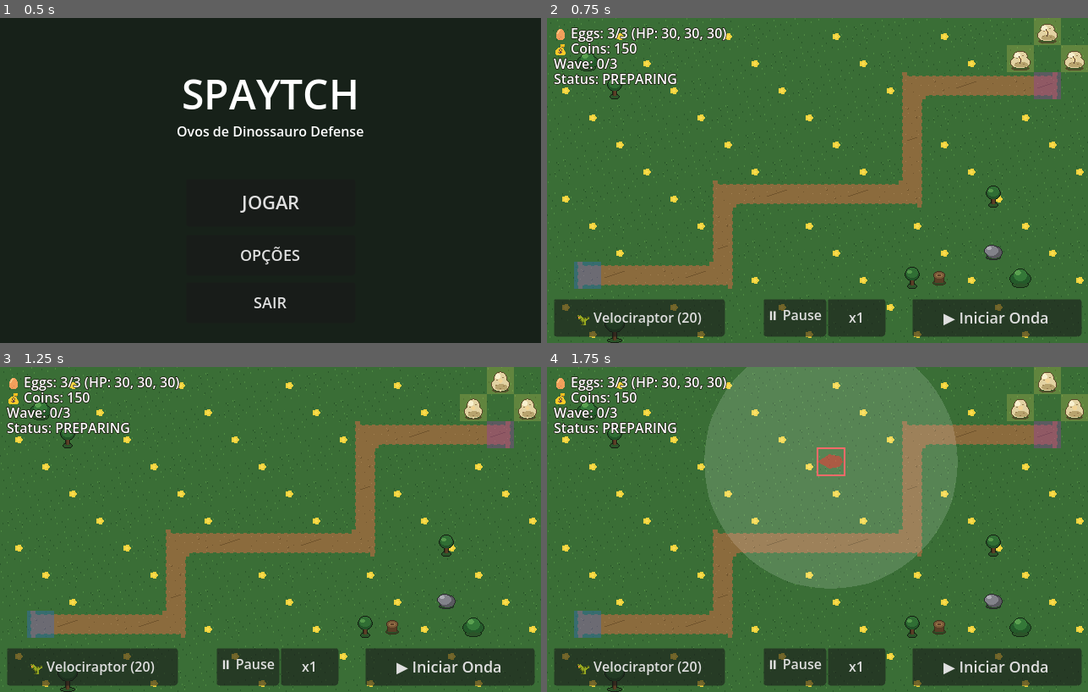
Above: before the commit, frames 1-4 (two rows, left to right).
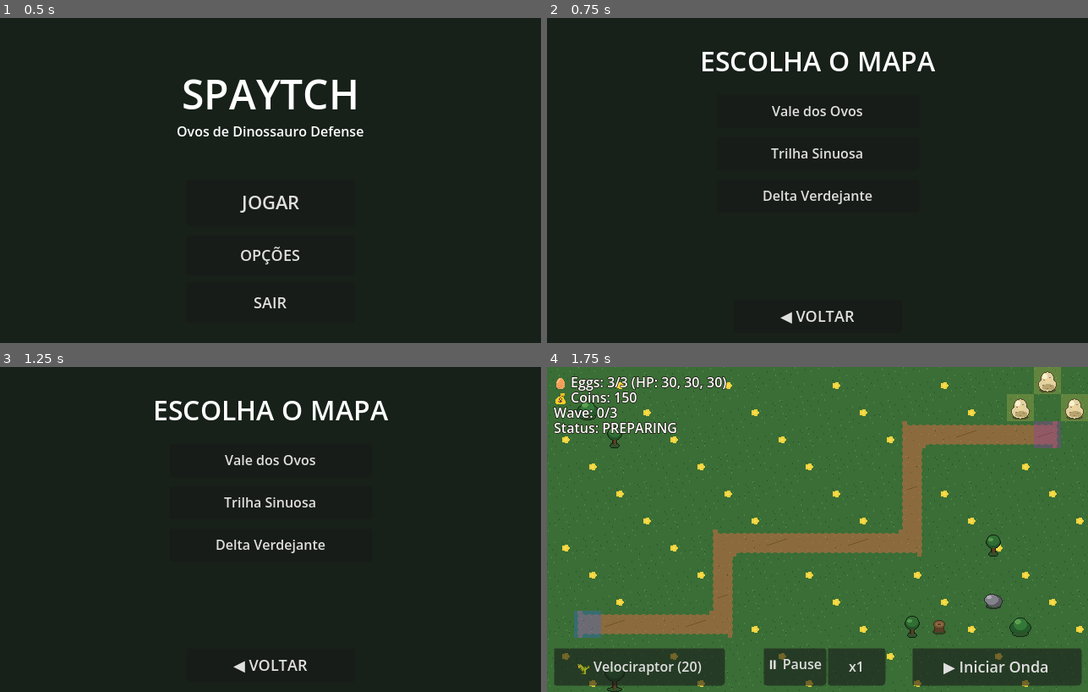
Above: after the commit, the same moments.

Repository: MateusKraiewski/spaytch
Game: Godot game, scene res://scenes/MainMenu.tscn
Same seed, same stepped clock (60 frames per second), same inputs: the game is played once before the commit and once after it.
Inputs (mouse positions are in pixels of both pictures, inside the frame that each line leads up to):
- Up to frame 1 (0.5 s): no input
- Up to frame 2 (0.75 s): click "JOGAR" at 0.5 s
- Up to frame 3 (1.25 s): no input
- Up to frame 4 (1.75 s): click (817, 461) at 1.25 s, where only the run after the commit has a clickable "Vale dos Ovos"

Frame 1 is identical in both runs. In frame 2, 99% of the frame differs, in the area x 0-100%, y 0-100%; in frame 3, 99%; in frame 4, 27%.

Commit message:
feat: add map selection screen and 2 new maps (3 total)
Introduces GameSession, the project's only autoload: MainMenu/MapSelect
and Main are independent scenes swapped via change_scene_to_file(),
which passes no arguments, so the chosen map needs a minimal carrier
across that boundary. Justified per CLAUDE.md's autoload rule in the
script's own doc comment. GridManager gains set_map_definition() to
allow overriding the .tscn's default map before anything else reads
grid/map_definition (it builds the grid in its own _ready(), which
runs before Main's due to bottom-up propagation).

Discovered and worked around a real Godot 4.7.2 limitation: --check-only
(used by run_tests.ps1's per-file compile check) cannot resolve an
autoload's global identifier, and a class_name matching the autoload
name is rejected outright ("hides an autoload singleton"). Consumers
use `const _GameSessionScript := preload(...)` + `get_node("/root/...")
as _GameSessionScript` instead, which compiles standalone.

Adds tools/map_builder.gd: converts an ASCII layout (same legend as
ARCHITECTURE.md) into a MapDefinition, validating with both
MapValidator and MapPath.build() (the stricter check - rejects
branching/loops/stray cells) before saving, so a transcription mistake
never reaches a .tres. Two new maps built with it (Trilha Sinuosa:
narrow zigzag, Delta Verdejante: open field with one late turn) -
first real map variety since Vale dos Ovos; 8 more remain toward the
mission's 10-map target using the same tool. Visual biome variation
(re-tinting tiles per map) not yet done - all 3 maps still share the
one environment tileset.

Co-Authored-By: Claude Sonnet 5 <noreply@anthropic.com>

Diff:
--- /dev/null
+++ b/game/data/maps/delta_verdejante.tres
@@ -0,0 +1,9 @@
+[gd_resource type="Resource" script_class="MapDefinition" format=3]
+
+[ext_resource type="Script" path="res://scripts/map/map_definition.gd" id="1_xnymy"]
+
+[resource]
+script = ExtResource("1_xnymy")
+width = 14
+height = 8
+cells = PackedInt32Array(0, 0, 0, 0, 0, 0, 0, 0, 0, 0, 0, 0, 0, 0, 0, 2, 2, 2, 2, 2, 2, 2, 2, 2, 2, 2, 0, 0, 0, 2, 2, 2, 2, 2, 2, 2, 2, 2, 2, 2, 0, 0, 5, 1, 1, 1, 1, 1, 1, 1, 1, 1, 1, 1, 0, 0, 0, 2, 2, 2, 2, 2, 2, 2, 2, 2, 2, 1, 0, 0, 0, 2, 2, 2, 2, 2, 2, 2, 2, 2, 2, 1, 0, 0, 0, 0, 0, 0, 0, 0, 0, 0, 0, 0, 0, 1, 6, 0, 0, 0, 0, 0, 0, 0, 0, 0, 0, 0, 0, 0, 3, 3)
--- /dev/null
+++ b/game/data/maps/trilha_sinuosa.tres
@@ -0,0 +1,9 @@
+[gd_resource type="Resource" script_class="MapDefinition" format=3]
+
+[ext_resource type="Script" path="res://scripts/map/map_definition.gd" id="1_87wgi"]
+
+[resource]
+script = ExtResource("1_87wgi")
+width = 14
+height = 8
+cells = PackedInt32Array(0, 0, 0, 0, 0, 0, 0, 0, 0, 0, 0, 0, 0, 0, 0, 2, 2, 2, 2, 0, 0, 0, 2, 2, 2, 2, 0, 0, 5, 1, 1, 1, 1, 0, 0, 0, 1, 1, 1, 1, 6, 0, 0, 0, 0, 0, 1, 0, 0, 0, 1, 0, 0, 0, 0, 0, 0, 0, 0, 0, 1, 0, 0, 0, 1, 0, 0, 0, 0, 0, 0, 0, 0, 0, 1, 1, 1, 1, 1, 0, 0, 0, 0, 0, 0, 0, 0, 0, 2, 2, 2, 2, 2, 0, 0, 0, 0, 0, 0, 0, 0, 0, 3, 3, 0, 0, 3, 3, 0, 0, 0, 0)
--- a/game/project.godot
+++ b/game/project.godot
@@ -11,6 +11,10 @@
 [animation]
 
 compatibility/default_parent_skeleton_in_mesh_instance_3d=true
+
+[autoload]
+
+GameSession="*res://scripts/core/game_session.gd"
 
 [application]
 
--- /dev/null
+++ b/game/scenes/MapSelect.tscn
@@ -0,0 +1,45 @@
+[gd_scene load_steps=2 format=3]
+
+[ext_resource type="Script" path="res://scripts/menu/map_select.gd" id="1"]
+
+[node name="MapSelect" type="Control"]
+layout_mode = 3
+anchors_preset = 15
+anchor_right = 1.0
+anchor_bottom = 1.0
+grow_horizontal = 2
+grow_vertical = 2
+script = ExtResource("1")
+
+[node name="Background" type="ColorRect" parent="."]
+layout_mode = 0
+offset_right = 640.0
+offset_bottom = 384.0
+color = Color(0.09, 0.13, 0.1, 1)
+
+[node name="TitleLabel" type="Label" parent="."]
+layout_mode = 0
+offset_left = 0.0
+offset_top = 28.0
+offset_right = 640.0
+offset_bottom = 66.0
+theme_override_font_sizes/font_size = 32
+horizontal_alignment = 1
+text = "ESCOLHA O MAPA"
+
+[node name="MapList" type="VBoxContainer" parent="."]
+layout_mode = 0
+offset_left = 200.0
+offset_top = 90.0
+offset_right = 440.0
+offset_bottom = 320.0
+theme_override_constants/separation = 10
+
+[node name="BackButton" type="Button" parent="."]
+layout_mode = 0
+offset_left = 220.0
+offset_top = 332.0
+offset_right = 420.0
+offset_bottom = 372.0
+theme_override_font_sizes/font_size = 18
+text = "◀ VOLTAR"
--- /dev/null
+++ b/game/scripts/core/game_session.gd
@@ -0,0 +1,43 @@
+extends Node
+## V2 — ÚNICO autoload do projeto. Justificativa (CLAUDE.md exige justificar todo autoload):
+## `MainMenu`/`MapSelect` e `Main` são cenas INDEPENDENTES, trocadas via
+## `get_tree().change_scene_to_file()` — nenhuma delas recebe argumentos do chamador (é assim que
+## `change_scene_to_file()` funciona). A escolha de qual mapa jogar precisa atravessar essa
+## fronteira de cena; sem autoload, isso exigiria um framework de cena novo (ou instanciar `Main`
+## manualmente em vez de trocar de cena) só para passar UM valor. `ARCHITECTURE.md` já registrava
+## esse tipo de necessidade como esperada ("estrutura pronta para... sem GameSession... nenhum
+## estado atravessa menu↔jogo" — Phase 0.6) — isto é exatamente essa extensão, só quando ficou
+## realmente necessária (seleção de mapa, V2), não antes.
+##
+## Deliberadamente mínimo: um único campo, resetado pra vazio sempre que lido por `Main.gd` (ver
+## `consume_selected_map_path()`) — nenhum outro estado de partida (coins, wave, HUD) atravessa
+## cenas, e não é intenção que atravesse. Se mais estado precisar cruzar cenas no futuro, isso
+## deve ser avaliado e justificado aqui de novo, não assumido.
+##
+## SEM `class_name` de propósito (Godot recusa compilar um `class_name` com o MESMO nome do
+## autoload — "hides an autoload singleton", confirmado empiricamente). E sem usar o identificador
+## global mágico `GameSession` (que o motor injeta em runtime) também de propósito: `--check-only`
+## (usado por run_tests.ps1) faz compile-check de cada script INDIVIDUALMENTE, sem carregar o
+## projeto inteiro — esse identificador não existe nesse modo isolado e quebra o compile-check com
+## "Identifier not found" (comportamento real confirmado, não suposição). Quem consome este
+## autoload (main.gd, map_select.gd) usa `const GameSession := preload("res://scripts/core/
+## game_session.gd")` + `get_node("/root/GameSession") as GameSession` — tipagem via script
+## anônimo (preload), que compila isoladamente sem depender de autoload nenhum, em vez do
+## identificador global ou de um `class_name`.
+
+## Vazio = "usa o mapa default do próprio Main.tscn" (Vale dos Ovos) — mesmo comportamento de
+## sempre quando ninguém passou por uma tela de seleção (ex: abrir Main.tscn direto no editor).
+var _selected_map_path: String = ""
+
+
+func select_map(map_path: String) -> void:
+	_selected_map_path = map_path
+
+
+## "Consome" (lê e limpa) a seleção — evita que uma segunda partida iniciada sem passar pela
+## seleção de novo (ex: MENU -> JOGAR de novo depois de uma derrota) herde silenciosamente o mapa
+## de uma partida anterior por engano.
+func consume_selected_map_path() -> String:
+	var path := _selected_map_path
+	_selected_map_path = ""
+	return path
--- a/game/scripts/core/main.gd
+++ b/game/scripts/core/main.gd
@@ -35,6 +35,10 @@
 	"res://data/waves/wave_02.tres",
 	"res://data/waves/wave_03.tres",
 ]
+
+## Tipagem via script anônimo (não `class_name` — colidiria com o autoload "GameSession"; ver
+## game_session.gd) só para poder chamar `.consume_selected_map_path()` com checagem estática.
+const _GameSessionScript := preload("res://scripts/core/game_session.gd")
 
 ## Sprint 1, Etapa 4 — seleção mínima entre as 3 espécies: um único botão
 ## (já existente na HUD) cicla por esta lista a cada clique, em vez de criar
@@ -101,6 +105,20 @@
 
 func _ready() -> void:
 	Engine.time_scale = 1.0  # evita herdar time_scale de uma instância anterior (ex: em testes)
+
+	# V2 — seleção de mapa (ver GameSession/map_select.gd): PRECISA ser a primeiríssima coisa,
+	# antes de qualquer leitura de _grid_manager.grid/map_definition — GridManager já construiu o
+	# grid a partir do default do .tscn no próprio _ready() dele (roda antes deste, propagação
+	# bottom-up do Godot); trocar depois disso já seria tarde demais. String vazia (nenhuma
+	# seleção pendente — ex: Main.tscn aberto direto no editor, ou fluxo de teste que não passou
+	# pela tela de seleção) preserva o comportamento de sempre (mapa default do .tscn, Vale dos
+	# Ovos).
+	var game_session := get_node("/root/GameSession") as _GameSessionScript
+	var selected_map_path := game_session.consume_selected_map_path()
+	if not selected_map_path.is_empty():
+		var selected_map := load(selected_map_path) as MapDefinition
+		if selected_map != null:
+			_grid_manager.set_map_definition(selected_map)
 
 	_input_manager.pointer_moved.connect(_grid_manager.on_pointer_moved)
 	_input_manager.pointer_pressed.connect(_grid_manager.on_pointer_pressed)
--- a/game/scripts/map/grid_manager.gd
+++ b/game/scripts/map/grid_manager.gd
@@ -68,6 +68,22 @@
 
 
 func _ready() -> void:
+	_build_grid()
+
+
+## V2 — permite trocar o mapa ANTES da partida realmente usá-lo (seleção de mapa, ver
+## GameSession/map_select.gd). Precisa ser chamado bem no topo de `Main._ready()`, antes de
+## qualquer outro sistema (EnemySpawner/EggManager/PlacementController) consumir `grid`/
+## `map_definition`: como `GridManager` é filho de `Main`, o próprio `_ready()` dele já roda
+## ANTES do `_ready()` do pai (propagação bottom-up do Godot) e já constrói `grid` a partir do
+## `map_definition` default do `.tscn` — sem chamar isto de novo depois, a troca chegaria tarde
+## demais (grid já construído com o mapa errado).
+func set_map_definition(new_definition: MapDefinition) -> void:
+	map_definition = new_definition
+	_build_grid()
+
+
+func _build_grid() -> void:
 	assert(map_definition != null, "GridManager requires a MapDefinition assigned.")
 	var errors := MapValidator.validate(map_definition)
 	for error in errors:
--- a/game/scripts/menu/main_menu.gd
+++ b/game/scripts/menu/main_menu.gd
@@ -1,10 +1,11 @@
 extends Control
 ## Cena de entrada do jogo (BOOT -> MAIN MENU), separada da cena de jogo
-## (Main.tscn) — só navega, nenhuma lógica de gameplay aqui. Nenhum estado é
-## compartilhado entre esta cena e o jogo (ver docs/ARCHITECTURE.md, "Phase
-## 0.6"): `get_tree().change_scene_to_file()` é suficiente, sem precisar de
-## nenhum GameSession/autoload — o jogo reconstrói tudo do zero em Main.tscn
-## a cada "JOGAR".
+## (Main.tscn) — só navega, nenhuma lógica de gameplay aqui.
+##
+## V2 — "JOGAR" agora vai para `MapSelect.tscn` (escolha de mapa) em vez de `Main.tscn` direto;
+## a única informação que atravessa essa fronteira de cena (qual mapa foi escolhido) vive em
+## `GameSession` (autoload mínimo, ver seu próprio doc comment sobre a justificativa) — nenhum
+## outro estado de partida atravessa cenas.
 ##
 ## "Opções" ainda não existe como tela (fora de escopo desta fase) — o botão
 ## já existe na navegação para que uma tela de opções (e, no futuro, login/
@@ -23,7 +24,7 @@
 
 
 func _on_play_pressed() -> void:
-	get_tree().change_scene_to_file("res://scenes/Main.tscn")
+	get_tree().change_scene_to_file("res://scenes/MapSelect.tscn")
 
 
 func _on_options_pressed() -> void:
--- /dev/null
+++ b/game/scripts/menu/map_select.gd
@@ -0,0 +1,43 @@
+extends Control
+## V2 — tela entre `MainMenu` e `Main`: escolhe qual `MapDefinition` a partida vai usar, gravando
+## a escolha em `GameSession` (ver seu próprio doc comment sobre por que um autoload passou a ser
+## necessário) antes de trocar de cena.
+##
+## Lista de mapas definida aqui em código (mesmo padrão de `Main._DINOSAUR_DEFINITION_PATHS`/
+## `_WAVE_PATHS` — a LISTA de quais `.tres` existem fica em código, os VALORES de cada mapa
+## continuam inteiramente em dado) — cresce conforme mapas novos forem adicionados (V2, meta de
+## 10 mapas) sem tocar em nenhuma outra tela. Botões instanciados em runtime (não pré-criados no
+## `.tscn`) — adicionar um mapa novo à lista não exige editar esta cena.
+
+## Tipagem via script anônimo (não `class_name` — colidiria com o autoload "GameSession"; ver
+## game_session.gd) só para poder chamar `.select_map()` com checagem estática.
+const _GameSessionScript := preload("res://scripts/core/game_session.gd")
+
+const _MAPS := [
+	{"name": "Vale dos Ovos", "path": "res://data/maps/vale_dos_ovos.tres"},
+	{"name": "Trilha Sinuosa", "path": "res://data/maps/trilha_sinuosa.tres"},
+	{"name": "Delta Verdejante", "path": "res://data/maps/delta_verdejante.tres"},
+]
+
+@onready var _map_list: VBoxContainer = $MapList
+@onready var _back_button: Button = $BackButton
+
+
+func _ready() -> void:
+	for map_info in _MAPS:
+		var button := Button.new()
+		button.text = map_info["name"]
+		button.custom_minimum_size = Vector2(240, 40)
+		button.pressed.connect(_on_map_selected.bind(map_info["path"]))
+		_map_list.add_child(button)
+	_back_button.pressed.connect(_on_back_pressed)
+
+
+func _on_map_selected(map_path: String) -> void:
+	var game_session := get_node("/root/GameSession") as _GameSessionScript
+	game_session.select_map(map_path)
+	get_tree().change_scene_to_file("res://scenes/Main.tscn")
+
+
+func _on_back_pressed() -> void:
+	get_tree().change_scene_to_file("res://scenes/MainMenu.tscn")
--- a/game/tests/game_loop_integration_tests.gd
+++ b/game/tests/game_loop_integration_tests.gd
@@ -21,6 +21,10 @@
 ## Executar com:
 ##   godot --headless --path game --script res://tests/game_loop_integration_tests.gd
 
+## Tipagem via script anônimo (mesmo motivo de main.gd/map_select.gd — `class_name` colidiria
+## com o autoload "GameSession").
+const _GameSessionScript := preload("res://scripts/core/game_session.gd")
+
 var _failures: int = 0
 
 
@@ -41,6 +45,7 @@
 	await _test_wave_auto_starts_after_completion_interval()
 	await _test_manual_start_during_auto_start_interval_is_not_broken_by_it()
 	await _test_no_auto_start_scheduled_after_victory()
+	await _test_main_uses_map_selected_via_game_session()
 
 	if _failures == 0:
 		print("[game_loop_integration_tests] ALL TESTS PASSED")
@@ -566,6 +571,36 @@
 	main.free()
 
 
+## V2 — seleção de mapa (GameSession/MapSelect.tscn): confirma que Main.tscn realmente usa o mapa
+## escolhido via GameSession.select_map() ANTES de instanciar a cena, e que a seleção é CONSUMIDA
+## (não vaza pra uma partida seguinte que não passou pela tela de seleção de novo).
+func _test_main_uses_map_selected_via_game_session() -> void:
+	var game_session := root.get_node("GameSession") as _GameSessionScript
+	game_session.select_map("res://data/maps/trilha_sinuosa.tres")
+
+	var main := _load_main()
+	root.add_child(main)
+	await process_frame
+
+	var grid_manager := main.get_node("GridManager") as GridManager
+	_check(grid_manager.map_definition == load("res://data/maps/trilha_sinuosa.tres"),
+		"GridManager.map_definition deveria ser exatamente o mapa selecionado via GameSession")
+
+	root.remove_child(main)
+	main.free()
+
+	# Confirma que a seleção foi CONSUMIDA — uma 2ª partida sem nova seleção volta ao default do
+	# próprio Main.tscn (Vale dos Ovos), não herda silenciosamente a escolha da partida anterior.
+	var main2 := _load_main()
+	root.add_child(main2)
+	await process_frame
+	var grid_manager2 := main2.get_node("GridManager") as GridManager
+	_check(grid_manager2.map_definition == load("res://data/maps/vale_dos_ovos.tres"),
+		"sem nova seleção, a 2ª partida deveria voltar ao mapa default (Vale dos Ovos)")
+	root.remove_child(main2)
+	main2.free()
+
+
 ## Última wave (vitória) não agenda nenhum auto-start — não existe próxima wave pra iniciar.
 func _test_no_auto_start_scheduled_after_victory() -> void:
 	var main := _load_main()
--- a/game/tests/map_tests.gd
+++ b/game/tests/map_tests.gd
@@ -27,6 +27,7 @@
 	_test_vale_dos_ovos_spawn_and_nest_count()
 	_test_vale_dos_ovos_has_path_buildable_obstacles()
 	_test_vale_dos_ovos_passes_validation()
+	_test_every_playable_map_passes_validation_and_has_a_valid_path()
 
 	if _failures == 0:
 		print("[map_tests] ALL TESTS PASSED")
@@ -168,3 +169,28 @@
 	var definition := _load_vale_dos_ovos()
 	var errors := MapValidator.validate(definition)
 	_check(errors.is_empty(), "Vale dos Ovos deveria passar em MapValidator sem erros, gerou: %s" % [errors])
+
+
+## V2 — cada mapa novo (Trilha Sinuosa, Delta Verdejante, ...) passa pelas MESMAS 2 checagens
+## genéricas que Vale dos Ovos já passava: `MapValidator` sem erros E `MapPath.build()` sem
+## bifurcação/loop/célula solta (checagem mais estrita que `MapValidator` sozinho não cobre — ver
+## `tools/map_builder.gd`, usado pra gerar estes `.tres`). Lista cresce conforme novos mapas
+## entrarem (V2, meta de 10) sem precisar de uma função de teste nova por mapa.
+const _ALL_PLAYABLE_MAP_PATHS := [
+	"res://data/maps/vale_dos_ovos.tres",
+	"res://data/maps/trilha_sinuosa.tres",
+	"res://data/maps/delta_verdejante.tres",
+]
+
+
+func _test_every_playable_map_passes_validation_and_has_a_valid_path() -> void:
+	for map_path in _ALL_PLAYABLE_MAP_PATHS:
+		var definition := load(map_path) as MapDefinition
+		_check(definition != null, "%s deveria carregar como MapDefinition" % map_path)
+		if definition == null:
+			continue
+		var errors := MapValidator.validate(definition)
+		_check(errors.is_empty(), "%s deveria passar em MapValidator sem erros, gerou: %s" % [map_path, errors])
+		var map_path_result := MapPath.build(definition)
+		_check(map_path_result != null,
+			"%s deveria produzir um MapPath válido (sem bifurcação/loop/célula PATH solta)" % map_path)
--- a/game/tests/ux_tests.gd
+++ b/game/tests/ux_tests.gd
@@ -11,6 +11,10 @@
 ## Executar com:
 ##   godot --headless --path game --script res://tests/ux_tests.gd
 
+## Tipagem via script anônimo (mesmo motivo de main.gd/map_select.gd — `class_name` colidiria
+## com o autoload "GameSession").
+const _GameSessionScript := preload("res://scripts/core/game_session.gd")
+
 var _failures: int = 0
 
 
@@ -27,6 +31,7 @@
 	await _test_wave_banners_via_main()
 	await _test_dinosaur_button_allows_second_placement()
 	await _test_victory_banner_after_last_wave()
+	await _test_map_select_lists_maps_and_selecting_one_stores_it_in_game_session()
 
 	if _failures == 0:
 		print("[ux_tests] ALL TESTS PASSED")
@@ -235,3 +240,38 @@
 
 	root.remove_child(main)
 	main.free()
+
+
+## V2 — MapSelect.tscn (entre MainMenu e Main): confirma que a tela carrega, lista um botão por
+## mapa disponível (criados em runtime, não pré-existentes no .tscn — ver map_select.gd), e que
+## escolher um grava o path certo em GameSession antes de navegar.
+func _test_map_select_lists_maps_and_selecting_one_stores_it_in_game_session() -> void:
+	var packed := load("res://scenes/MapSelect.tscn") as PackedScene
+	_check(packed != null, "MapSelect.tscn should load")
+	if packed == null:
+		return
+
+	var map_select := packed.instantiate()
+	root.add_child(map_select)
+	await process_frame
+
+	var map_list := map_select.get_node_or_null("MapList") as VBoxContainer
+	_check(map_list != null, "MapSelect deveria ter um MapList")
+	if map_list == null:
+		root.remove_child(map_select)
+		map_select.free()
+		return
+	_check(map_list.get_child_count() >= 3,
+		"MapSelect deveria listar ao menos os 3 mapas disponíveis, got %d" % map_list.get_child_count())
+
+	var back_button := map_select.get_node_or_null("BackButton") as Button
+	_check(back_button != null, "MapSelect deveria ter um BackButton")
+
+	var game_session := root.get_node("GameSession") as _GameSessionScript
+	var second_map_button := map_list.get_child(1) as Button
+	second_map_button.pressed.emit()
+	_check(game_session.consume_selected_map_path() == "res://data/maps/trilha_sinuosa.tres",
+		"escolher o 2º mapa da lista deveria gravar o path da Trilha Sinuosa em GameSession")
+
+	root.remove_child(map_select)
+	map_select.free()
--- /dev/null
+++ b/game/tools/map_builder.gd
@@ -0,0 +1,88 @@
+extends SceneTree
+## Ferramenta de pipeline (não faz parte do jogo em runtime, mesmo espírito de
+## build_sprite_frames.gd/pixel_art_generator.gd) — V2, expansão de mapas: converte um layout
+## ASCII (mesma legenda já usada em docs/ARCHITECTURE.md: `.`=EMPTY `B`=BUILDABLE `P`=PATH
+## `E`=EGG `O`=OBSTACLE `S`=SPAWN `N`=NEST) num `MapDefinition` real, valida com
+## `MapValidator.validate()` E `MapPath.build()` (a checagem mais estrita — rejeita bifurcação/
+## célula solta, que `MapValidator` sozinho não pega) ANTES de salvar. Um mapa com erro de
+## transcrição nunca chega a virar `.tres` — o erro aparece no console, não em produção.
+##
+## Executar com:
+##   godot --headless --path game --script res://tools/map_builder.gd
+
+const _CHAR_TO_TYPE := {
+	".": CellType.EMPTY,
+	"B": CellType.BUILDABLE,
+	"P": CellType.PATH,
+	"E": CellType.EGG,
+	"O": CellType.OBSTACLE,
+	"S": CellType.SPAWN,
+	"N": CellType.NEST,
+}
+
+
+func _initialize() -> void:
+	_build_map("trilha_sinuosa", [
+		"..............",
+		".BBBB...BBBB..",
+		"SPPPP...PPPPN.",
+		"....P...P.....",
+		"....P...P.....",
+		"....PPPPP.....",
+		"....BBBBB.....",
+		"....EE..EE....",
+	])
+
+	_build_map("delta_verdejante", [
+		"..............",
+		".BBBBBBBBBBB..",
+		".BBBBBBBBBBB..",
+		"SPPPPPPPPPPP..",
+		".BBBBBBBBBBP..",
+		".BBBBBBBBBBP..",
+		"...........PN.",
+		"............EE",
+	])
+
+	quit(0)
+
+
+func _build_map(map_name: String, rows: Array) -> void:
+	var height := rows.size()
+	var width: int = rows[0].length()
+	for row in rows:
+		assert(row.length() == width, "[map_builder] '%s': todas as linhas precisam ter o mesmo comprimento" % map_name)
+
+	var cells := PackedInt32Array()
+	cells.resize(width * height)
+	for y in range(height):
+		var row: String = rows[y]
+		for x in range(width):
+			var ch := row[x]
+			assert(_CHAR_TO_TYPE.has(ch), "[map_builder] '%s': caractere desconhecido '%s' em (%d,%d)" % [map_name, ch, x, y])
+			cells[y * width + x] = _CHAR_TO_TYPE[ch]
+
+	var definition := MapDefinition.new()
+	definition.width = width
+	definition.height = height
+	definition.tile_size = 32
+	definition.cells = cells
+
+	var errors := MapValidator.validate(definition)
+	if not errors.is_empty():
+		printerr("[map_builder] '%s' FALHOU em MapValidator:" % map_name)
+		for error in errors:
+			printerr("  - %s" % error)
+		return
+
+	var path := MapPath.build(definition)
+	if path == null:
+		printerr("[map_builder] '%s' FALHOU em MapPath.build() — path com bifurcação, loop, ou célula PATH solta." % map_name)
+		return
+
+	var save_path := "res://data/maps/%s.tres" % map_name
+	var err := ResourceSaver.save(definition, save_path)
+	if err != OK:
+		printerr("[map_builder] FAILED to save %s: %d" % [save_path, err])
+	else:
+		print("[map_builder] '%s' válido (%d waypoints) — salvo em %s" % [map_name, path.waypoints.size(), save_path])
Not shown, added: game/scripts/core/game_session.gd.uid
Not shown, added: game/scripts/menu/map_select.gd.uid
Not shown, added: game/tools/map_builder.gd.uid
